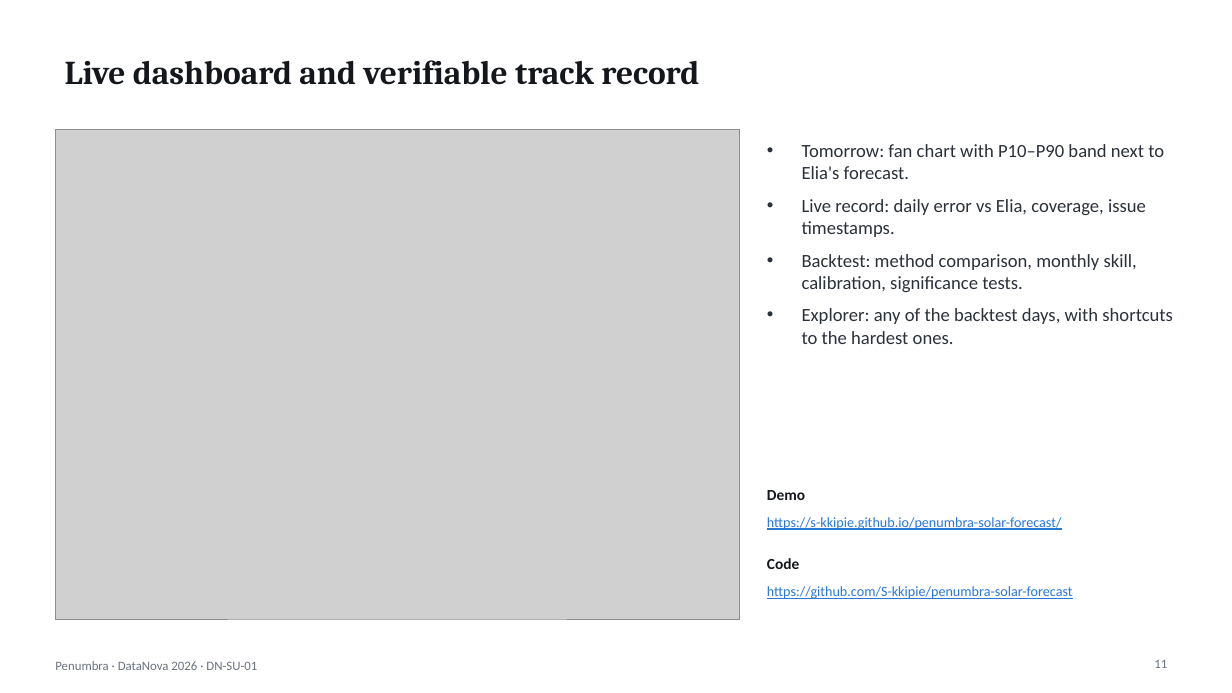
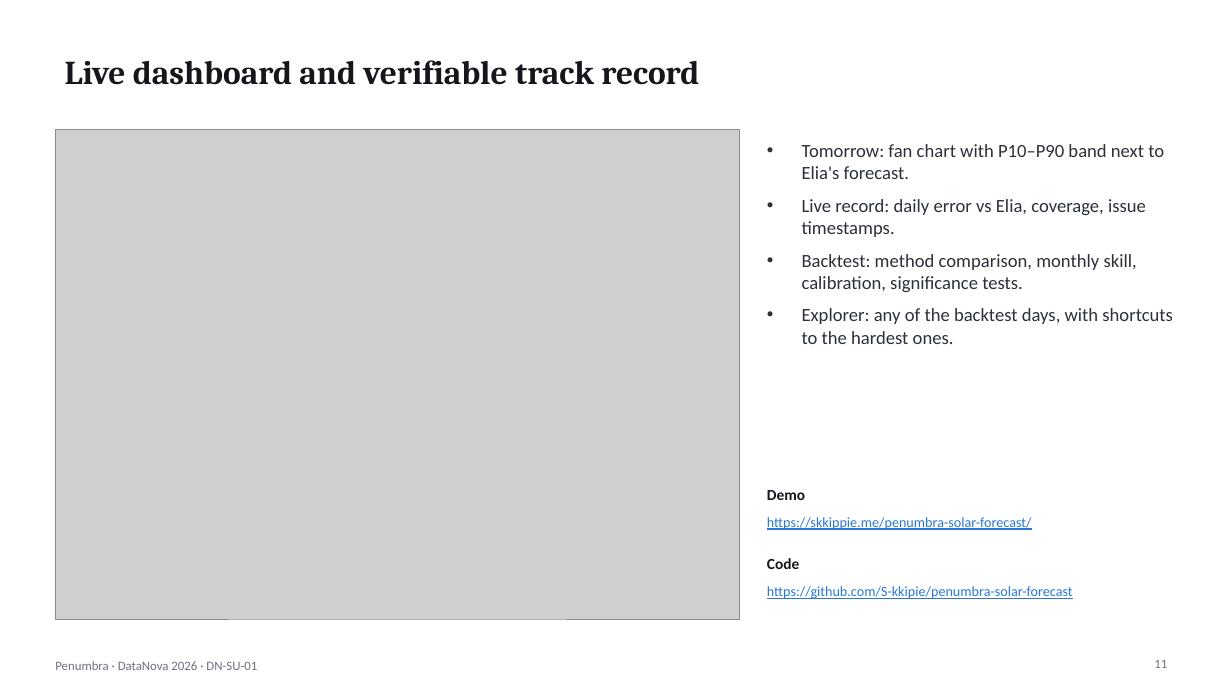
Before and after one commit to S-kkipie/penumbra-solar-forecast, a slide deck: slide 11 of submission/Penumbra_DataNova2026.pptx. Drawn at 1232x693 pixels with LibreOffice and Linux fonts; fonts in the diff are those of the drawing; grey boxes stand for pictures. Boxes give left, top, right and bottom in pixels: in the first picture for what was removed or moved away, otherwise in the second. Text is boxed around its words. In the diff, an @@ line names an element or a change of style, - is before the commit and + after.

```diff
--- a/submission/Penumbra_DataNova2026.pptx
+++ b/submission/Penumbra_DataNova2026.pptx
@@ text at bbox=[767, 517, 1032, 530]: text changed @@
-https://s-kkipie.github.io/penumbra-solar-forecast/
+https://skkippie.me/penumbra-solar-forecast/
```
Also in this commit, not shown: 1 other slide changed, 6 other files.
